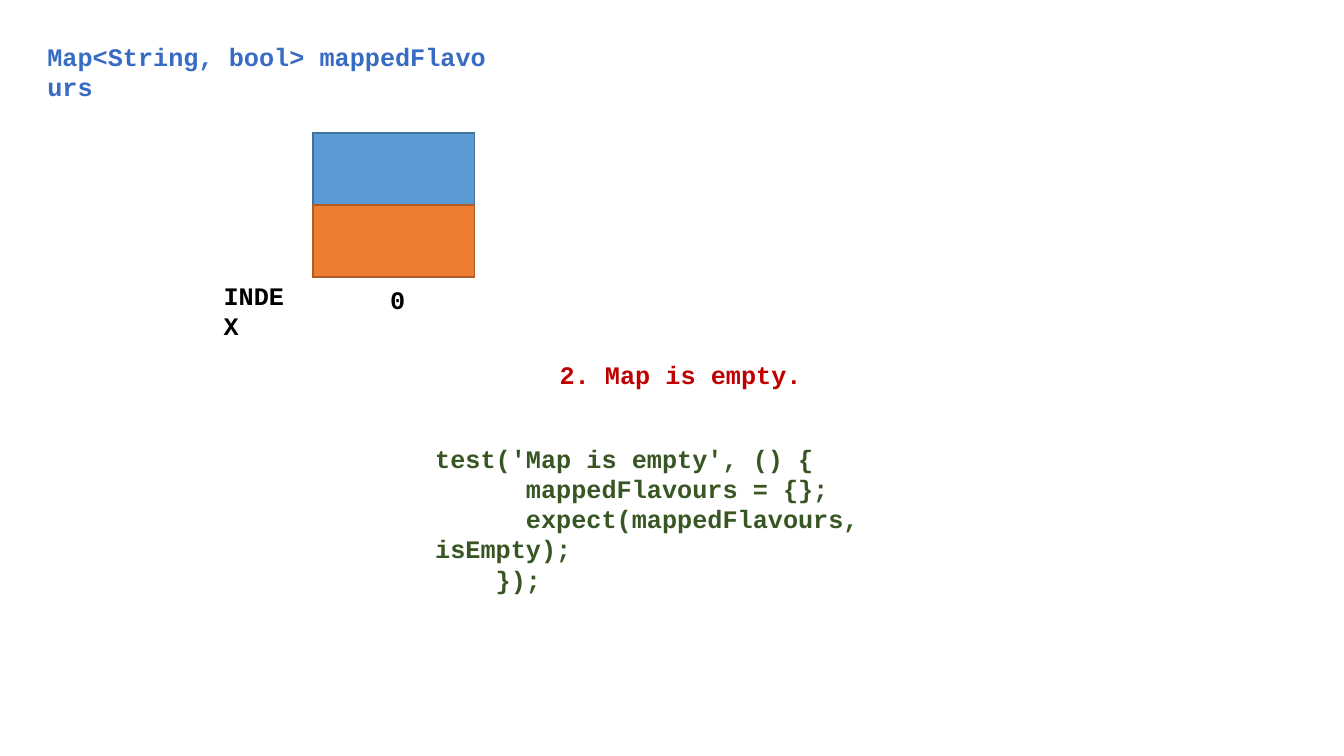
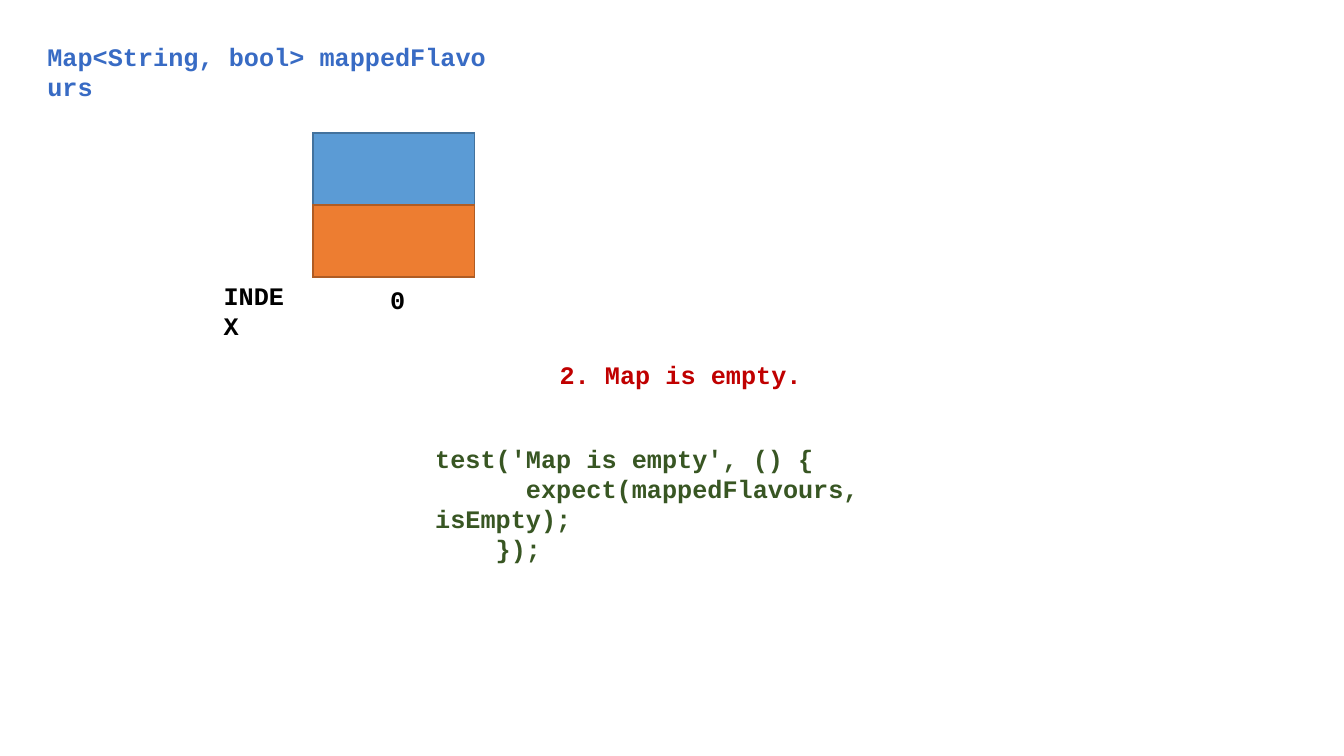
Before and after one commit to Zujaj/multiple_selection_dialogue_app, a slide deck: slide 24 of Multiple Selection Dialogue App.pptx. Drawn at 1344x756 pixels with LibreOffice and Linux fonts; fonts in the diff are those of the drawing. Boxes give left, top, right and bottom in pixels: in the first picture for what was removed or moved away, otherwise in the second. Text is boxed around its words. In the diff, an @@ line names an element or a change of style, - is before the commit and + after.

Commit message:
Corrected a code mistake

```diff
--- a/Multiple Selection Dialogue App.pptx
+++ b/Multiple Selection Dialogue App.pptx
@@ text at (526,479,738,504): paragraph removed @@
-mappedFlavours = {};
```
